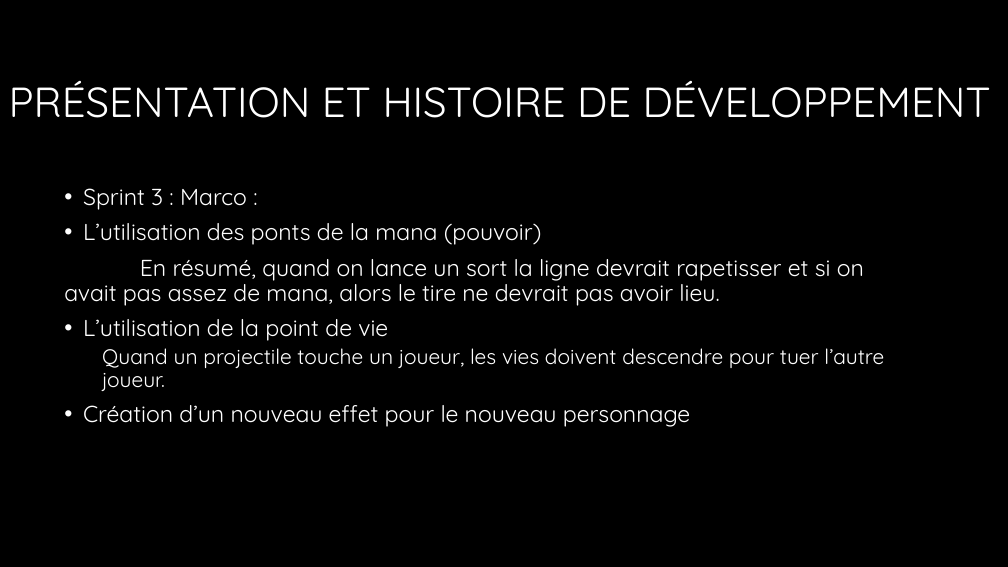
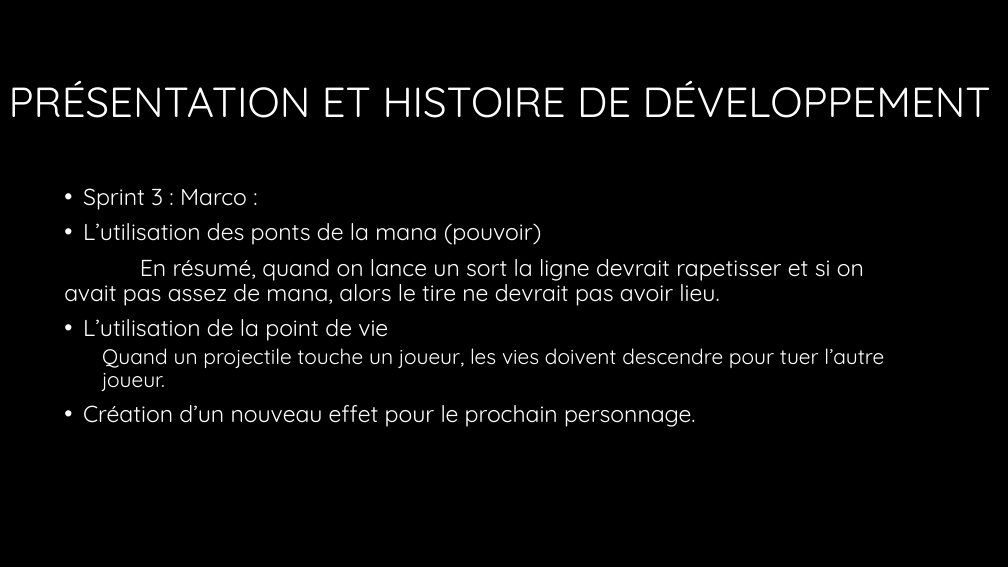
Before and after one commit to ThimbleDice/Elemental-Clash-Legend, a slide deck: slide 9 of Elemantal Clash PowerPoint.pptx. Drawn at 1008x567 pixels with LibreOffice and Linux fonts; fonts in the diff are those of the drawing; background and template pictures are left out. Boxes give left, top, right and bottom in pixels: in the first picture for what was removed or moved away, otherwise in the second. Text is boxed around its words. In the diff, an @@ line names an element or a change of style, - is before the commit and + after.

```diff
--- a/Elemantal Clash PowerPoint.pptx
+++ b/Elemantal Clash PowerPoint.pptx
@@ text at [83,405,695,427]: text changed @@
-• Création d’un nouveau effet pour le nouveau personnage
+• Création d’un nouveau effet pour le prochain personnage.
```
Also in this commit, not shown: 1 other slide changed.
